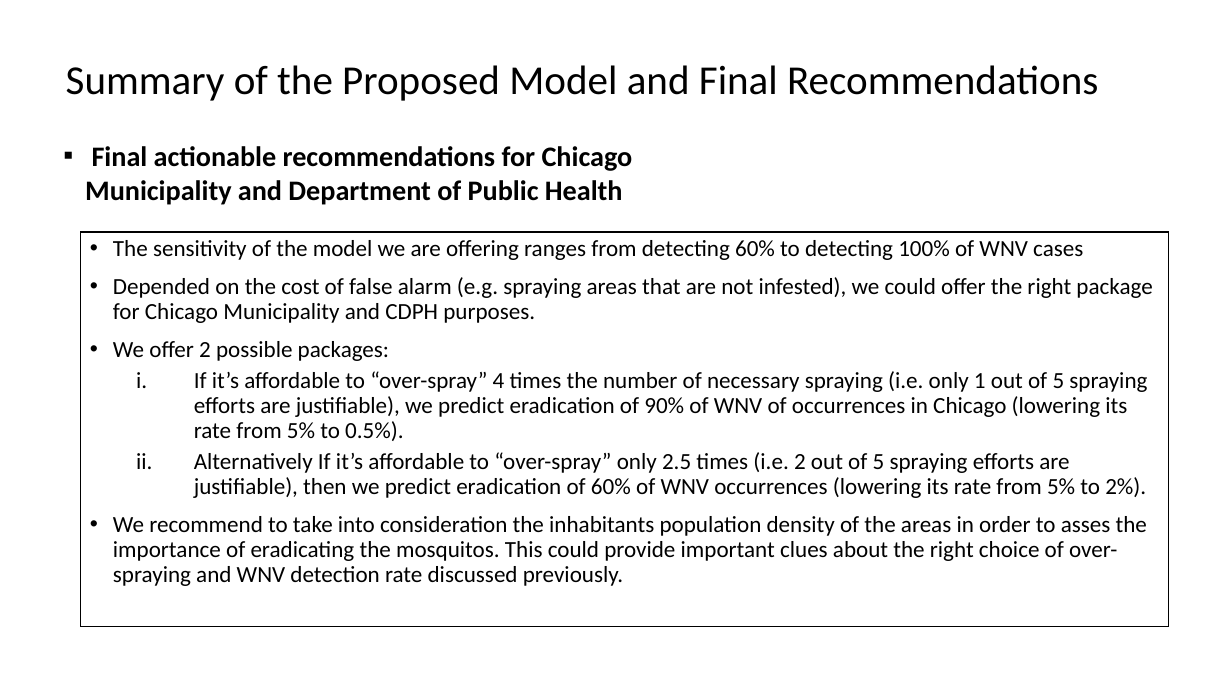
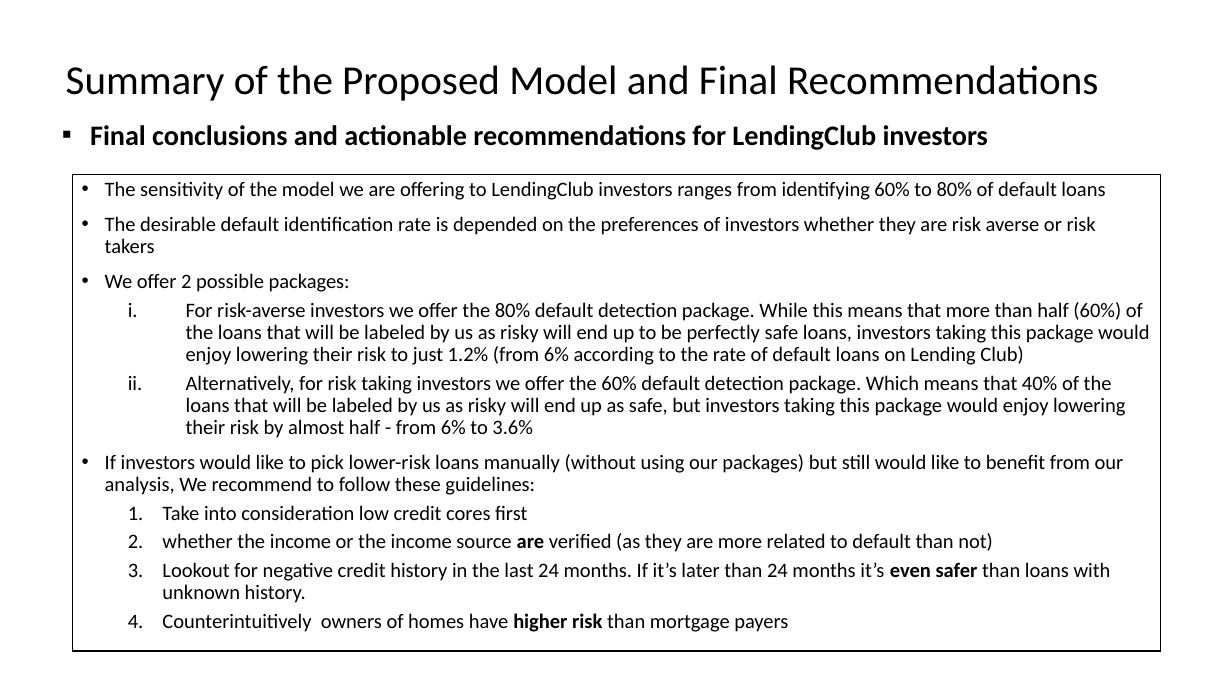
Before and after one commit to Erolino/LendingClub_Loans, a slide deck: slide 21 of LendingClub_Biz_Deck.pptx (slide 13 before the commit). Drawn at 1232x693 pixels with LibreOffice and Linux fonts; fonts in the diff are those of the drawing. Boxes give left, top, right and bottom in pixels: in the first picture for what was removed or moved away, otherwise in the second. Text is boxed around its words. In the diff, an @@ line names an element or a change of style, - is before the commit and + after.

```diff
--- a/LendingClub_Biz_Deck.pptx
+++ b/LendingClub_Biz_Deck.pptx
@@ text at (90, 125, 988, 150): text changed @@
-    ▪ Final actionable recommendations for Chicago Municipality and Department of Public Health
+    ▪ Final conclusions and actionable recommendations for LendingClub investors
@@ text "The sensitivity of the model ...": place and size @@
-text "The sensitivity of the model ..." at (80, 232, 1168, 627)
+text "The sensitivity of the model ..." at (72, 175, 1160, 652)
@@ text at (105, 181, 1105, 253): text changed; size 18 to 16 pt @@
-• The sensitivity of the model we are offering ranges from detecting 60% to detecting 100% of WNV cases
-• Depended on the cost of false alarm (e.g. spraying areas that are not infested), we could offer the right package for Chicago Municipality and CDPH purposes.
+• The sensitivity of the model we are offering to LendingClub investors ranges from identifying 60% to 80% of default loans
+• The desirable default identification rate is depended on the preferences of investors whether they are risk averse or risk takers
@@ text at (105, 273, 350, 292): size 18 to 16 pt in "We offer 2 possible packages:" @@
@@ text at (105, 302, 1149, 632): text changed; size 18 to 16 pt @@
-  i. If it’s affordable to “over-spray” 4 times the number of necessary spraying (i.e. only 1 out of 5 spraying efforts are justifiable), we predict eradication of 90% of WNV of occurrences in Chicago (lowering its rate from 5% to 0.5%).
-  ii. Alternatively If it’s affordable to “over-spray” only 2.5 times (i.e. 2 out of 5 spraying efforts are justifiable), then we predict eradication of 60% of WNV occurrences (lowering its rate from 5% to 2%).
-• We recommend to take into consideration the inhabitants population density of the areas in order to asses the importance of eradicating the mosquitos. This could provide important clues about the right choice of over-spraying and WNV detection rate discussed previously.
+  i. For risk-averse investors we offer the 80% default detection package. While this means that more than half (60%) of the loans that will be labeled by us as risky will end up to be perfectly safe loans, investors taking this package would enjoy lowering their risk to just 1.2% (from 6% according to the rate of default loans on Lending Club)
+  ii. Alternatively, for risk taking investors we offer the 60% default detection package. Which means that 40% of the loans that will be labeled by us as risky will end up as safe, but investors taking this package would enjoy lowering their risk by almost half - from 6% to 3.6%
+• If investors would like to pick lower-risk loans manually (without using our packages) but still would like to benefit from our analysis, We recommend to follow these guidelines:
+  1. Take into consideration low credit cores first
+  2. whether the income or the income source are verified (as they are more related to default than not)
+  3. Lookout for negative credit history in the last 24 months. If it’s later than 24 months it’s even safer than loans with unknown history.
+  4. Counterintuitively owners of homes have higher risk than mortgage payers
```
Also in this commit, not shown: 8 other slides changed, 13 slides added, 3 slides removed, 7 other files.
